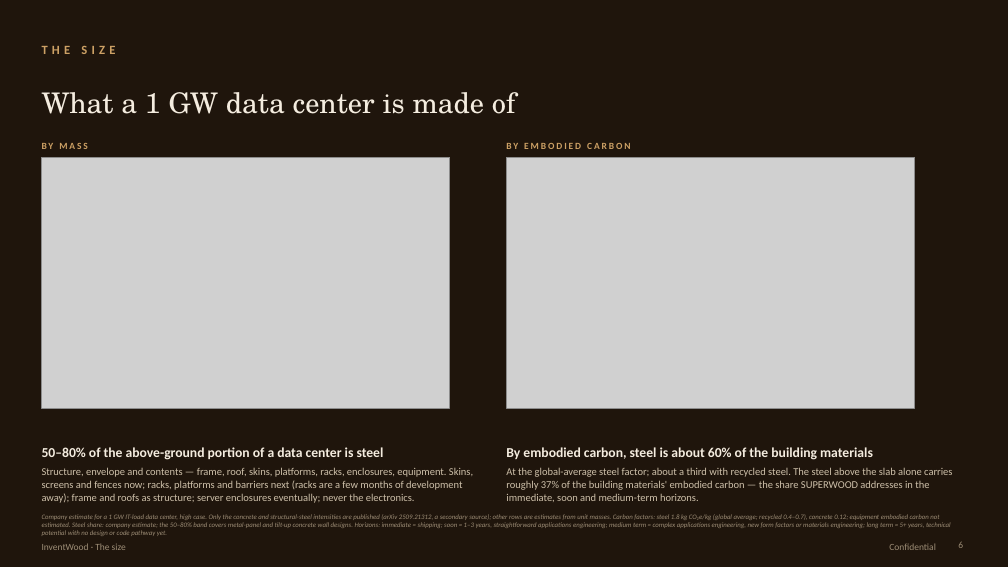
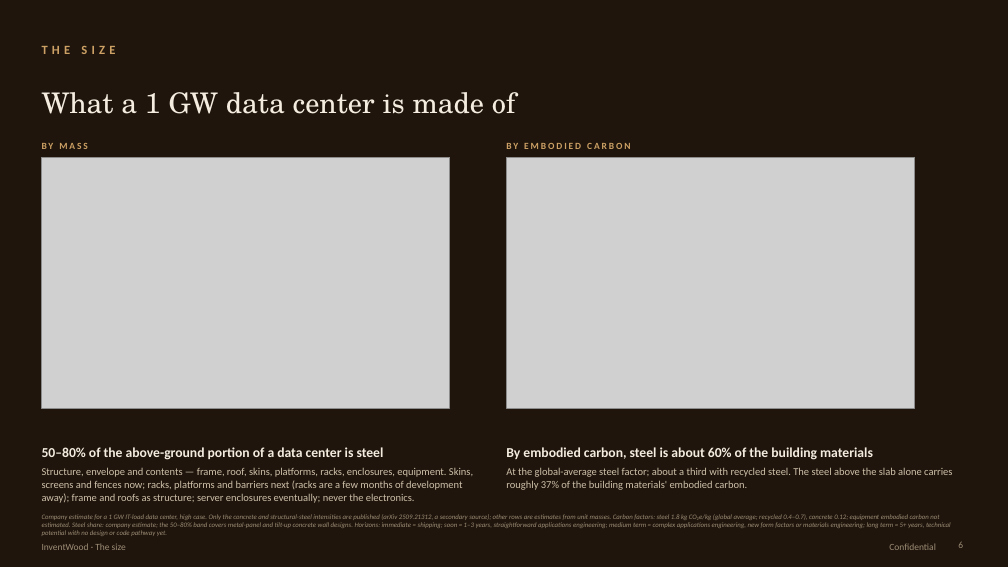
Before and after one commit to alau-hi/decks, a slide deck: slide 6 of superwood-datacenter-investor/SUPERWOOD-for-Data-Centers-Companion.pptx. Drawn at 1008x567 pixels with LibreOffice and Linux fonts; fonts in the diff are those of the drawing; grey boxes stand for pictures. Boxes give left, top, right and bottom in pixels: in the first picture for what was removed or moved away, otherwise in the second. Text is boxed around its words. In the diff, an @@ line names an element or a change of style, - is before the commit and + after.

```diff
--- a/superwood-datacenter-investor/SUPERWOOD-for-Data-Centers-Companion.pptx
+++ b/superwood-datacenter-investor/SUPERWOOD-for-Data-Centers-Companion.pptx
@@ text at <box>506,467,952,490</box>: text changed @@
-At the global-average steel factor; about a third with recycled steel. The steel above the slab alone carries roughly 37% of the building materials' embodied carbon — the share SUPERWOOD addresses in the immediate, soon and medium-term horizons.
+At the global-average steel factor; about a third with recycled steel. The steel above the slab alone carries roughly 37% of the building materials' embodied carbon.
```
Also in this commit, not shown: 3 other files.
